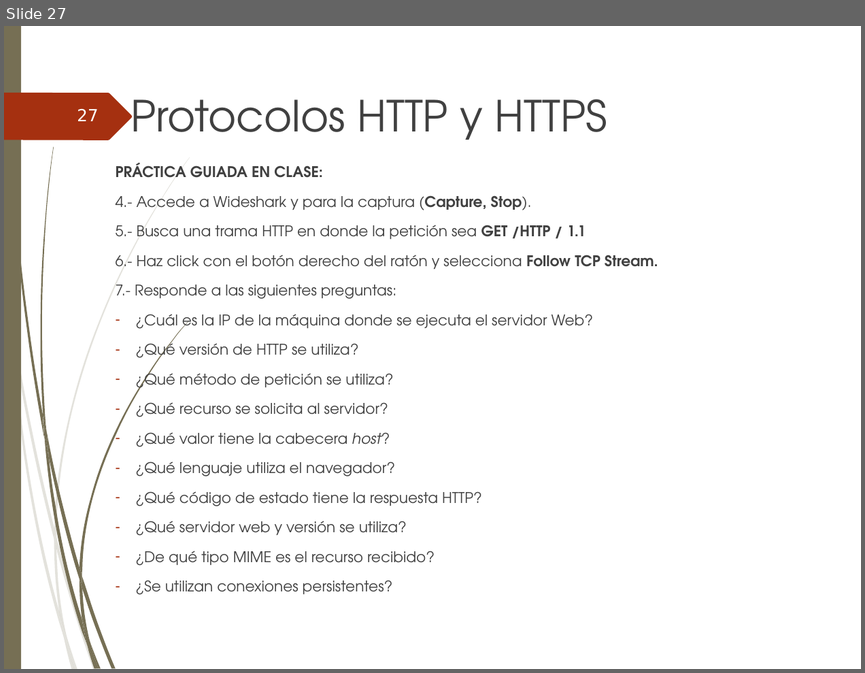
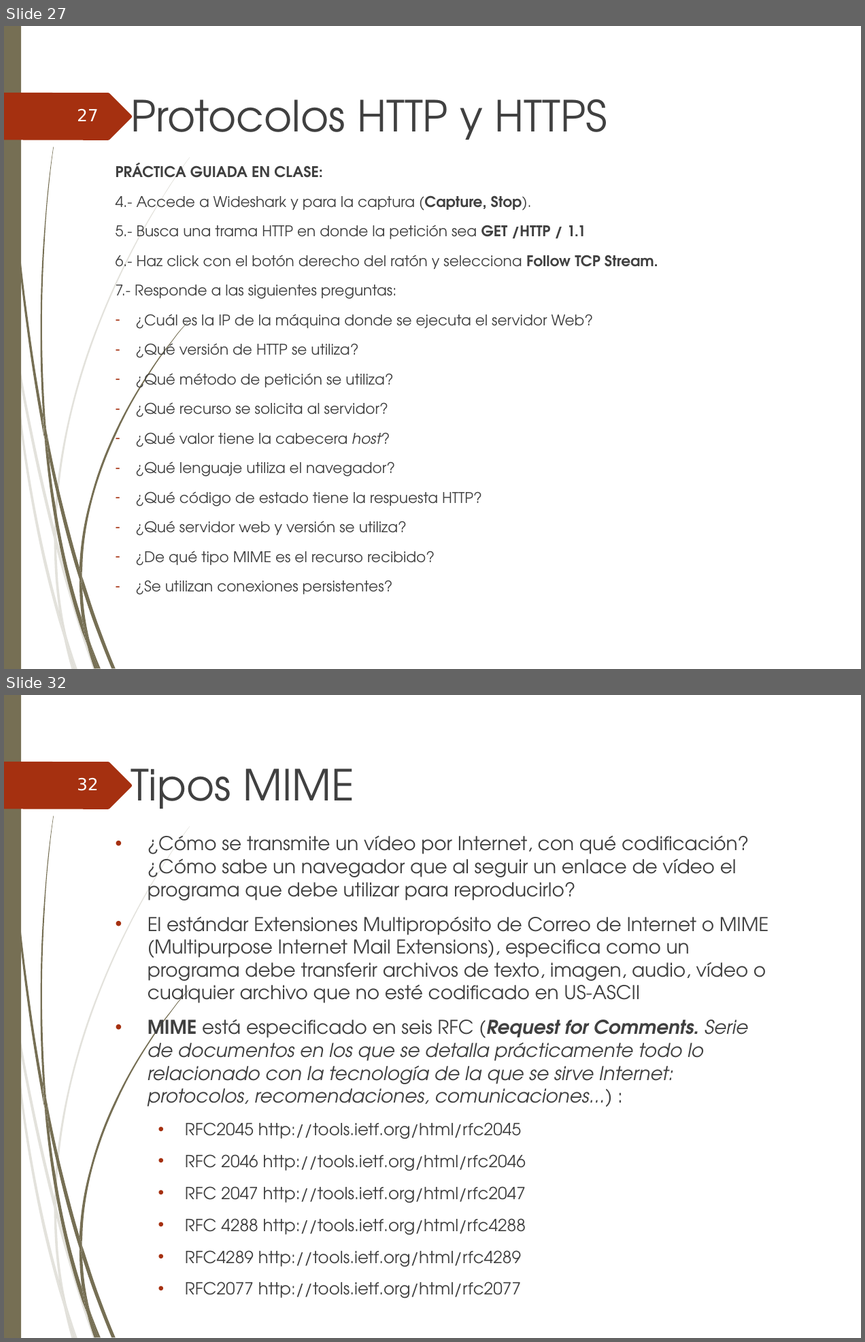
Before and after one commit to ammDAW/daw, a slide deck: 2_DAW/DAW - Beatriz/Unidad2/UT2_Administracion de servidores web.ppt. Shown one above the other, each under a label of ours: slide 27 before the commit, slides 27 and 32 after it; the slides between them are not shown. The pictures are 865x673 and 865x1342 pixels, drawn with LibreOffice and Linux fonts; fonts in the diff are those of the drawing; background and template pictures are left out. Boxes give left, top, right and bottom in pixels: in the first picture for what was removed or moved away, otherwise in the second. Text is boxed around its words. In the diff, an @@ line names an element or a change of style, - is before the commit and + after.

```diff
--- a/2_DAW/DAW - Beatriz/Unidad2/UT2_Administracion de servidores web.ppt
+++ b/2_DAW/DAW - Beatriz/Unidad2/UT2_Administracion de servidores web.ppt
@@ slide 32 added at (4, 695, 861, 1338), background picture (left out); not listed: 24 template elements that a slide beside it also shows @@
@@ title added at (130, 768, 355, 809), 36 pt, text #404040 @@
+Tipos MIME
@@ page number added at (77, 778, 98, 791), 14 pt, text #FEFFFF @@
+32
@@ text added at (147, 835, 769, 1298), 16 pt, text #404040 @@
+• ¿Cómo se transmite un vídeo por Internet, con qué codificación?¿Cómo sabe un navegador que al seguir un enlace de vídeo el programa que debe utilizar para reproducirlo?
+• El estándar Extensiones Multipropósito de Correo de Internet o MIME (Multipurpose Internet Mail Extensions), especifica como un programa debe transferir archivos de texto, imagen, audio, vídeo o cualquier archivo que no esté codificado en US-ASCII
+• MIME está especificado en seis RFC (Request for Comments. Serie de documentos en los que se detalla prácticamente todo lo relacionado con la tecnología de la que se sirve Internet: protocolos, recomendaciones, comunicaciones...) :
+  • RFC2045 http://tools.ietf.org/html/rfc2045
+  • RFC 2046 http://tools.ietf.org/html/rfc2046
+  • RFC 2047 http://tools.ietf.org/html/rfc2047
+  • RFC 4288 http://tools.ietf.org/html/rfc4288
+  • RFC4289 http://tools.ietf.org/html/rfc4289
+  • RFC2077 http://tools.ietf.org/html/rfc2077
```
Also in this commit, not shown: 2 slides changed, 10 other slides added, 2 other files.
